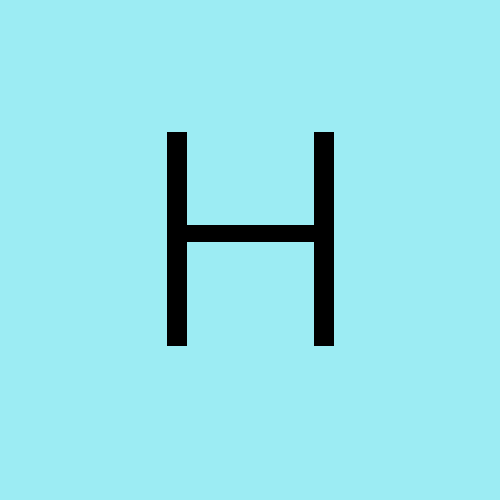
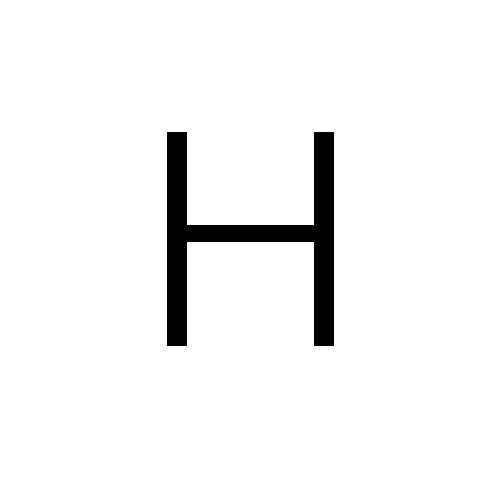
Two versions of the same layered image (500x500). Layer-by-layer changes:
hid "Layer 0" over (0, 0, 500, 500)
